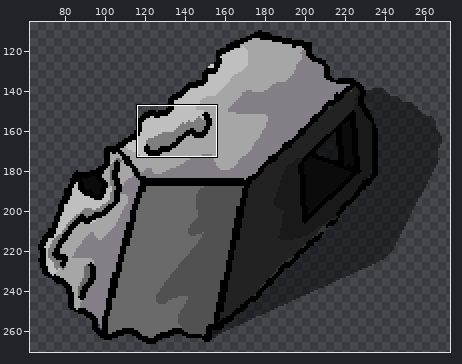
File history of a pixel-art file, Assets (Jad)/Aseprite/Rock2Sprite.aseprite. The first picture is a wide view before the edit; the outline marks the close-up.
Close-up. The starting point:
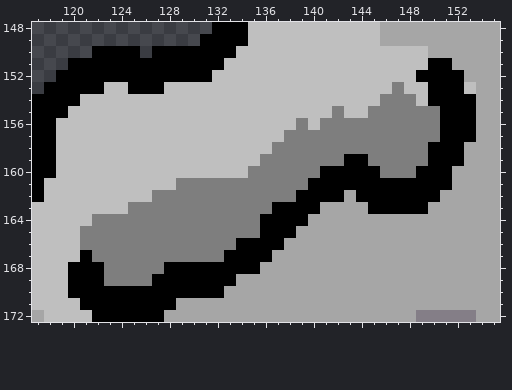
320x320 pixels, 1 frame. Colours within 5 levels of each other are drawn and written as one. Shown: x 117..155, y 148..172. The wide view leaves out empty margins. The commit also changed other parts of the picture, which this record leaves out.
The same view after the edit:
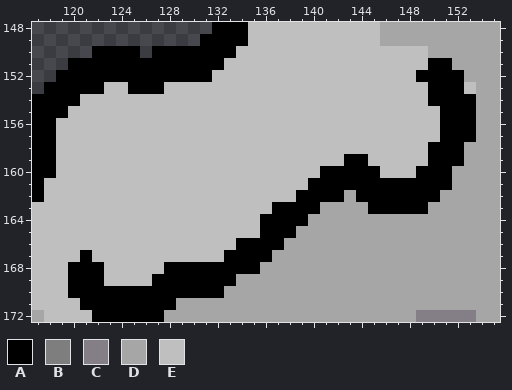
Palette (. is transparent): A #000000  B #7e7e7e  C #847e87  D #a6a6a6  E #bfbfbf
The exact change:
Changed rows in their new state; - is an unchanged pixel.
Layer "OverShadow":
first column x 121:
153 --------------------------E---
154 -------------------------EEE--
155 ---------------------E--EEEEEE
156 ------------------E-EEEEEEEEEE
157 -----------------EEEEEEEEEEEEE
158 ----------------EEEEEEEEEEEEE-
159 ---------------EEEEEEE--EEEEE-
160 --------------EEEEEE-----EEE--
161 --------EEEEEEEEEEE-----------
162 ------EEEEEEEEEEEE------------
163 ----EEEEEEEEEEEE--------------
164 -EEEEEEEEEEEEEE---------------
165 EEEEEEEEEEEEEEE---------------
166 EEEEEEEEEEEEE-----------------
167 -EEEEEEEEEEE------------------
168 --EEEEE-----------------------
169 --EEEE------------------------
Boxes around the changes in both close-ups, in picture pixels (x1, y1, x2, y2):
changed: (80, 82, 440, 286)
